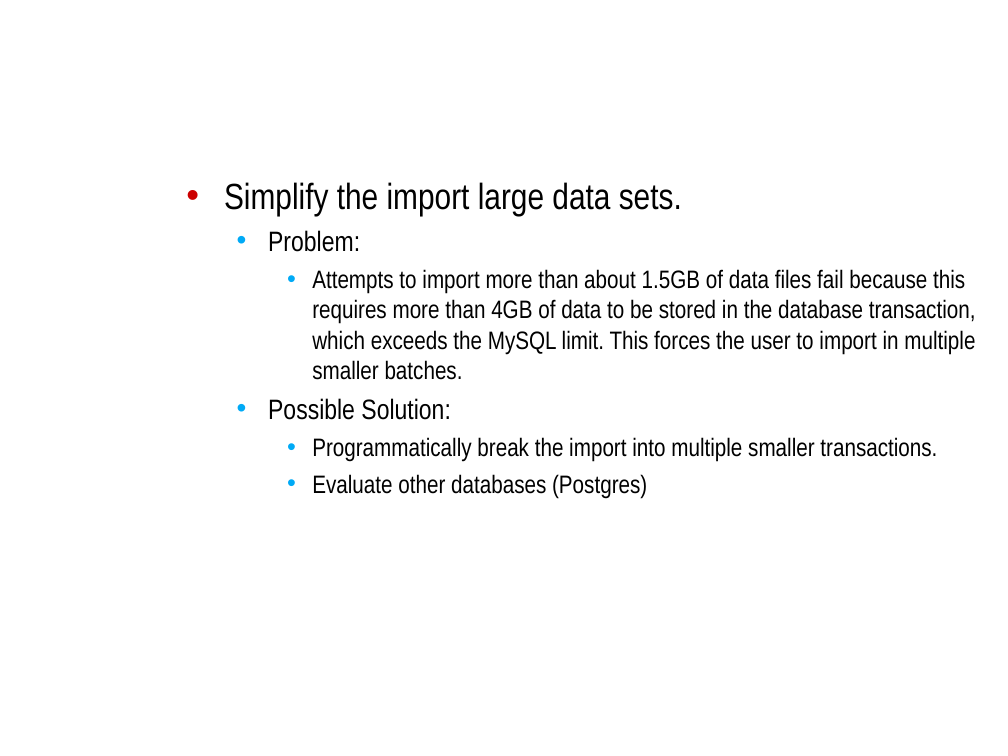
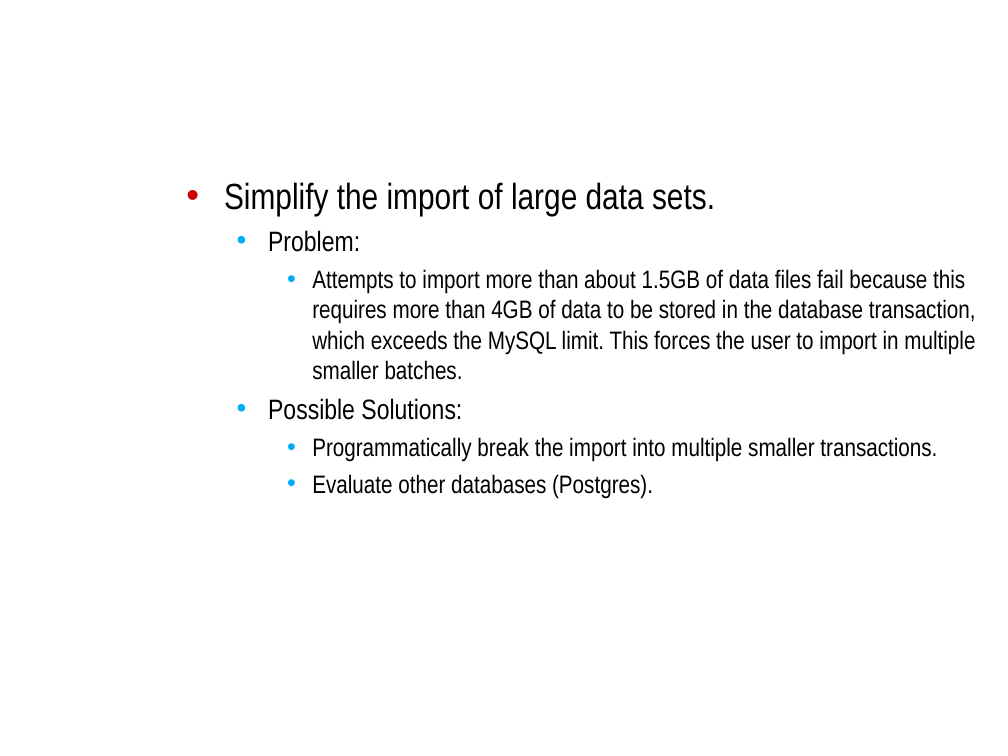
Before and after one commit to NCIP/caarray-docs, a slide deck: slide 8 of project_management/open_meetings/caArray User Community Meeting 2009.06.03.ppt. Drawn at 1008x756 pixels with LibreOffice and Linux fonts; fonts in the diff are those of the drawing; background and template pictures are left out. Boxes give left, top, right and bottom in pixels: in the first picture for what was removed or moved away, otherwise in the second. Text is boxed around its words. In the diff, an @@ line names an element or a change of style, - is before the commit and + after.

```diff
--- a/project_management/open_meetings/caArray User Community Meeting 2009.06.03.ppt
+++ b/project_management/open_meetings/caArray User Community Meeting 2009.06.03.ppt
@@ text at (224, 182, 715, 216): text changed @@
-• Simplify the import large data sets.
+• Simplify the import of large data sets.
@@ text at (268, 398, 462, 420): text changed @@
-  • Possible Solution:
+  • Possible Solutions:
@@ text at (312, 474, 653, 499): text changed @@
-    • Evaluate other databases (Postgres)
+    • Evaluate other databases (Postgres).
```
Also in this commit, not shown: 1 other slide changed.
